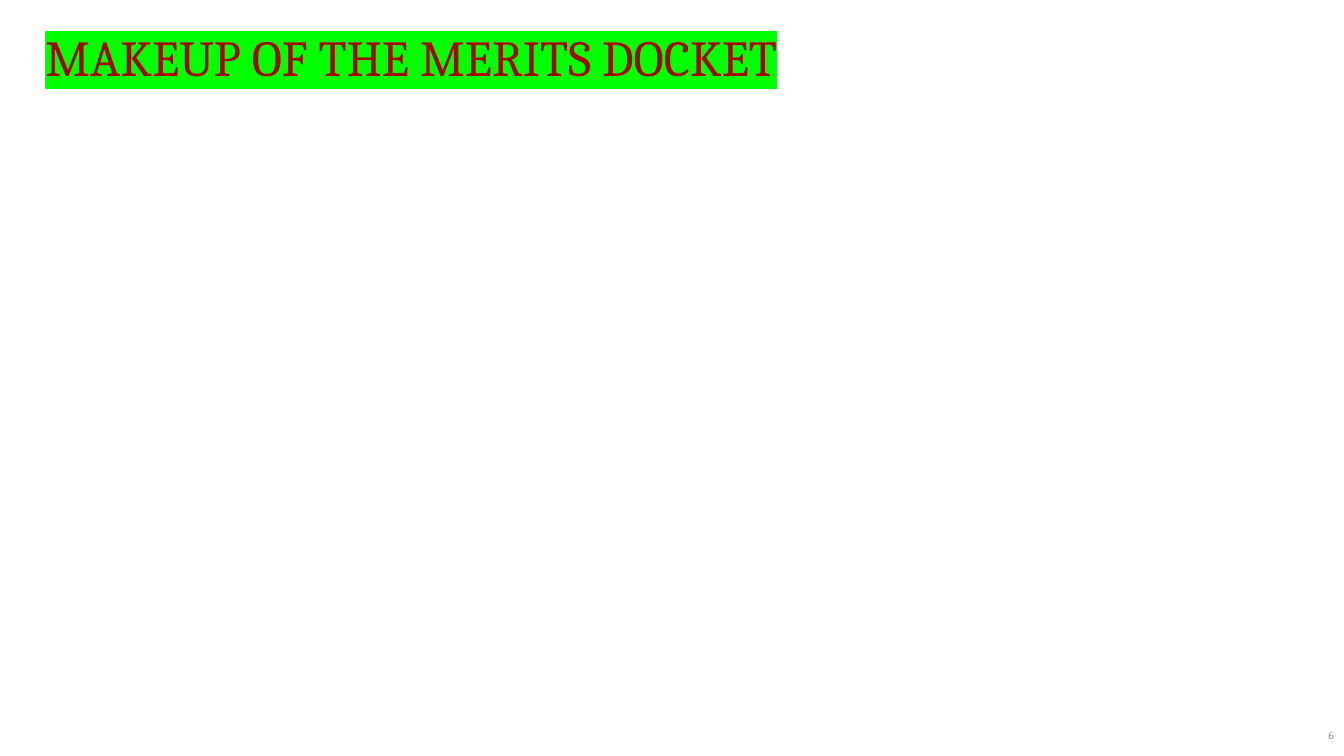
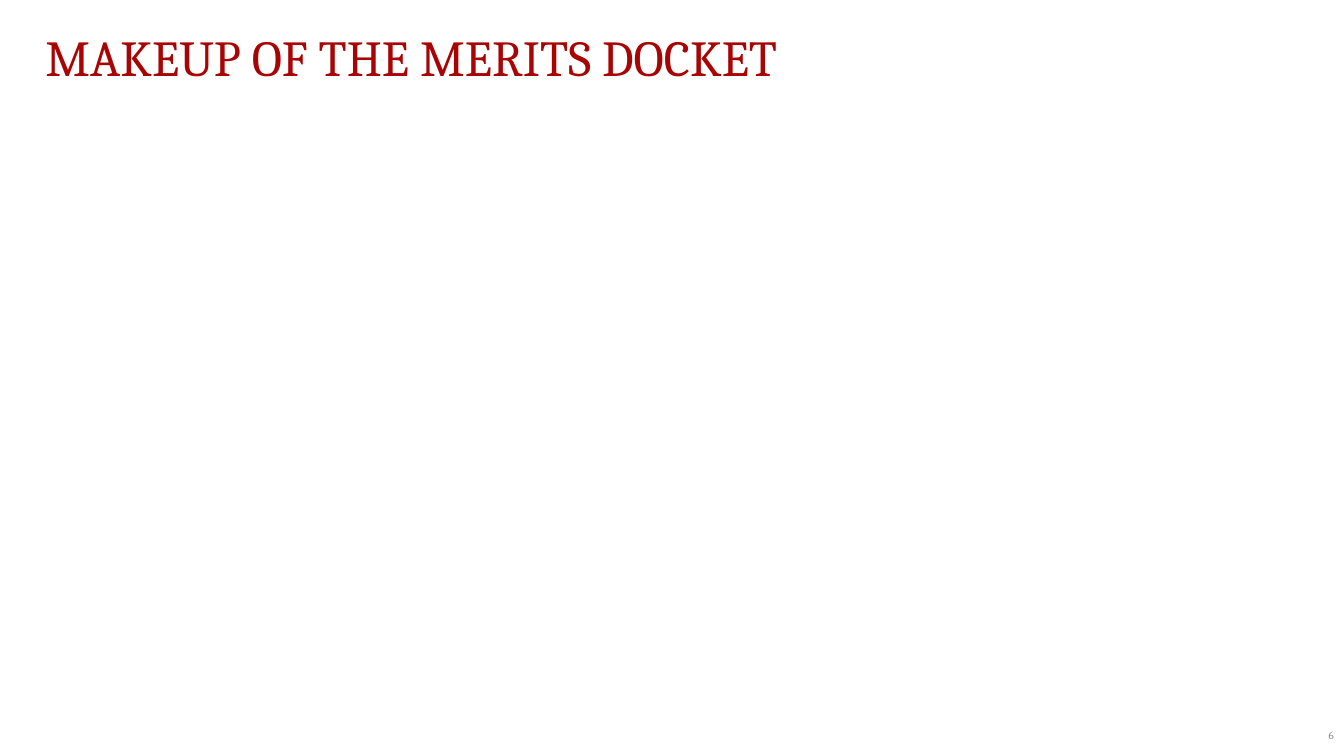
Before and after one commit to JakeTruscott/scotuswatch, a slide deck: slide 6 of Stat Reviews/OT24_StatReview/compilation/SCOTUSBlog/statpack_OT24.pptx. Drawn at 1344x756 pixels with LibreOffice and Linux fonts; fonts in the diff are those of the drawing. Boxes give left, top, right and bottom in pixels: in the first picture for what was removed or moved away, otherwise in the second. Text is boxed around its words. In the diff, an @@ line names an element or a change of style, - is before the commit and + after.

```diff
--- a/Stat Reviews/OT24_StatReview/compilation/SCOTUSBlog/statpack_OT24.pptx
+++ b/Stat Reviews/OT24_StatReview/compilation/SCOTUSBlog/statpack_OT24.pptx
@@ text "MAKEUP OF THE MERITS DOCKET" at box(45, 42, 777, 77): highlight #00FF00 to none @@
```
Also in this commit, not shown: 23 other slides changed.
